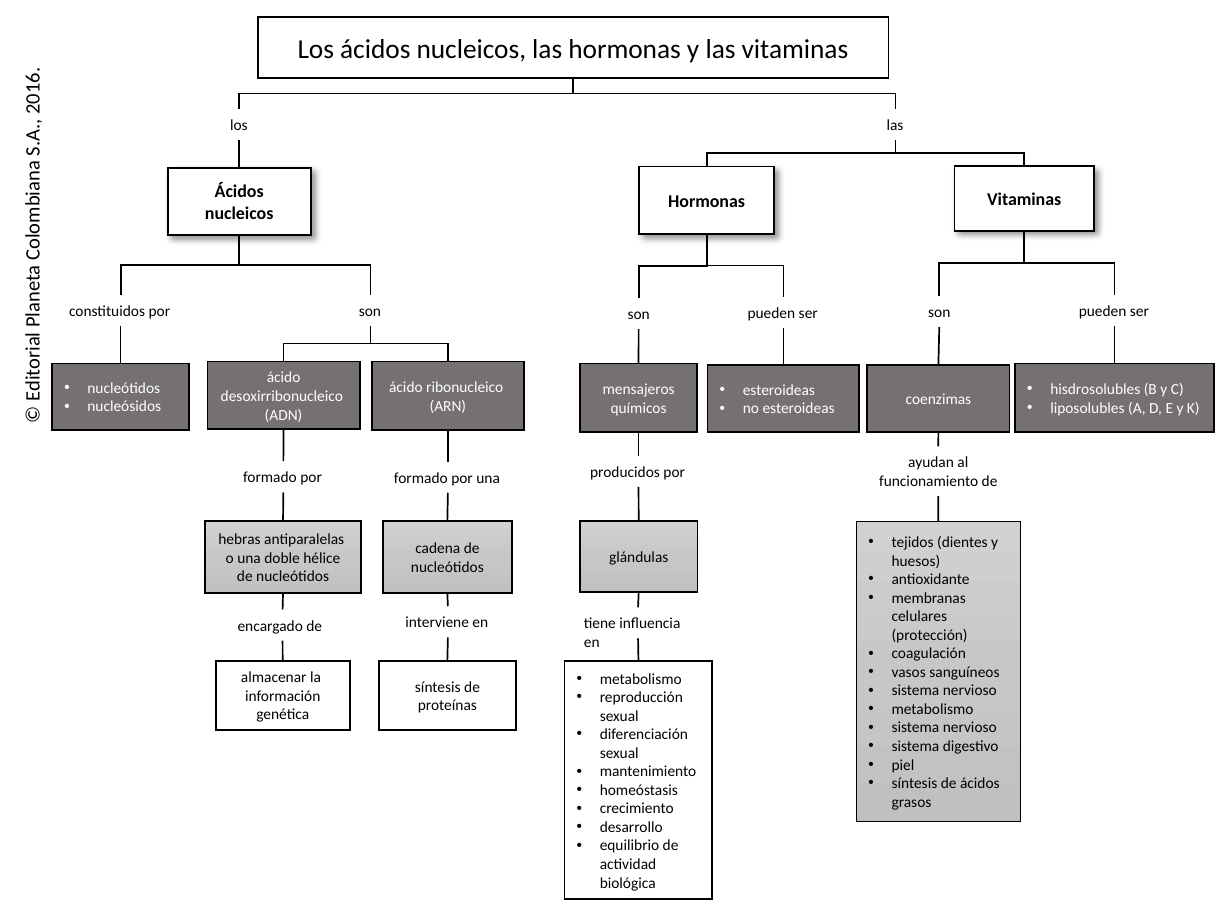
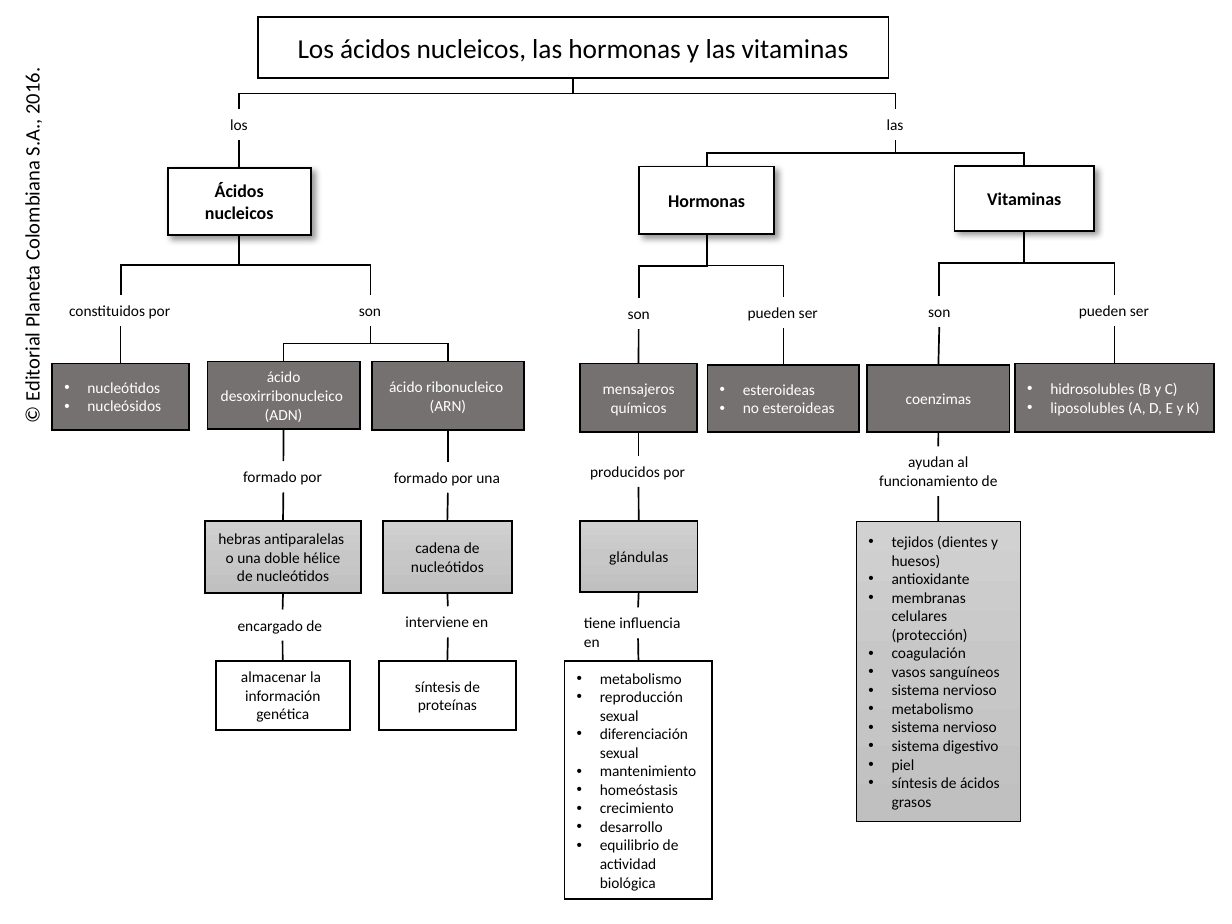
Before and after one commit to AulaPlanetaColombia/CienciasNaturales, a slide deck: slide 1 of fuentes/contenidos/grado11/guion16/CN__11_16_CO.pptx. Drawn at 1232x924 pixels with LibreOffice and Linux fonts; fonts in the diff are those of the drawing; background and template pictures are left out. Boxes give left, top, right and bottom in pixels: in the first picture for what was removed or moved away, otherwise in the second. Text is boxed around its words. In the diff, an @@ line names an element or a change of style, - is before the commit and + after.

```diff
--- a/fuentes/contenidos/grado11/guion16/CN__11_16_CO.pptx
+++ b/fuentes/contenidos/grado11/guion16/CN__11_16_CO.pptx
@@ text in rectangle at bbox=[1050, 383, 1178, 397]: text changed @@
-• hisdrosolubles (B y C)
+• hidrosolubles (B y C)
```
Also in this commit, not shown: 2 other files.
